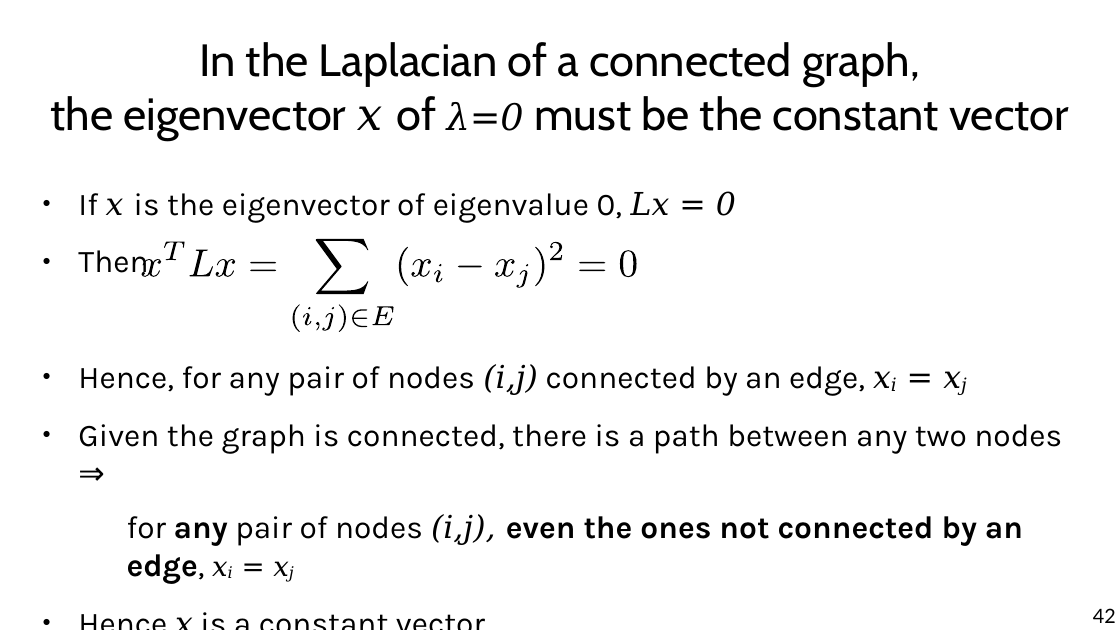
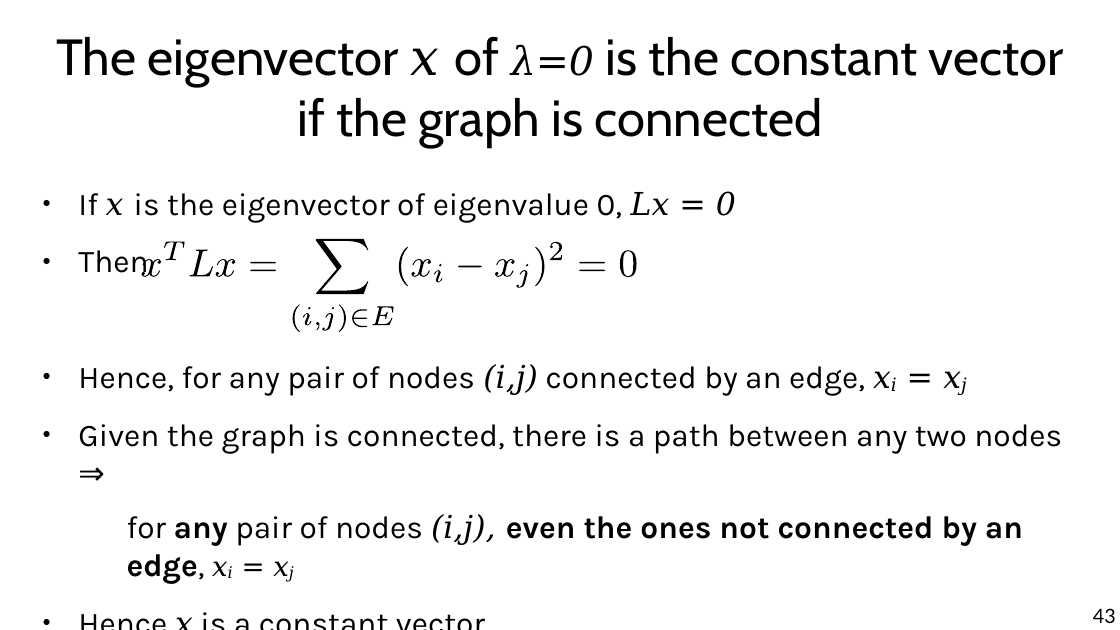
Before and after one commit to chatox/networks-science-course, a slide deck: slide 43 of theory/odp/tt22-spectral_graph_embedding.odp (slide 42 before the commit). Drawn at 1120x630 pixels with LibreOffice and Linux fonts; fonts in the diff are those of the drawing. Boxes give left, top, right and bottom in pixels: in the first picture for what was removed or moved away, otherwise in the second. Text is boxed around its words. In the diff, an @@ line names an element or a change of style, - is before the commit and + after.

```diff
--- a/theory/odp/tt22-spectral_graph_embedding.odp
+++ b/theory/odp/tt22-spectral_graph_embedding.odp
@@ title at (x1=56, y1=37, x2=1064, y2=148): text changed; size 32 to 36 pt @@
-In the Laplacian of a connected graph,
-the eigenvector x of λ=0 must be the constant vector
+The eigenvector x of λ=0 is the constant vector
+if the graph is connected
@@ page number at (x1=1093, y1=608, x2=1116, y2=623): text changed @@
-42
+43
```
Also in this commit, not shown: 31 other slides changed, 3 slides added, 1 slide removed, 1 other file.
